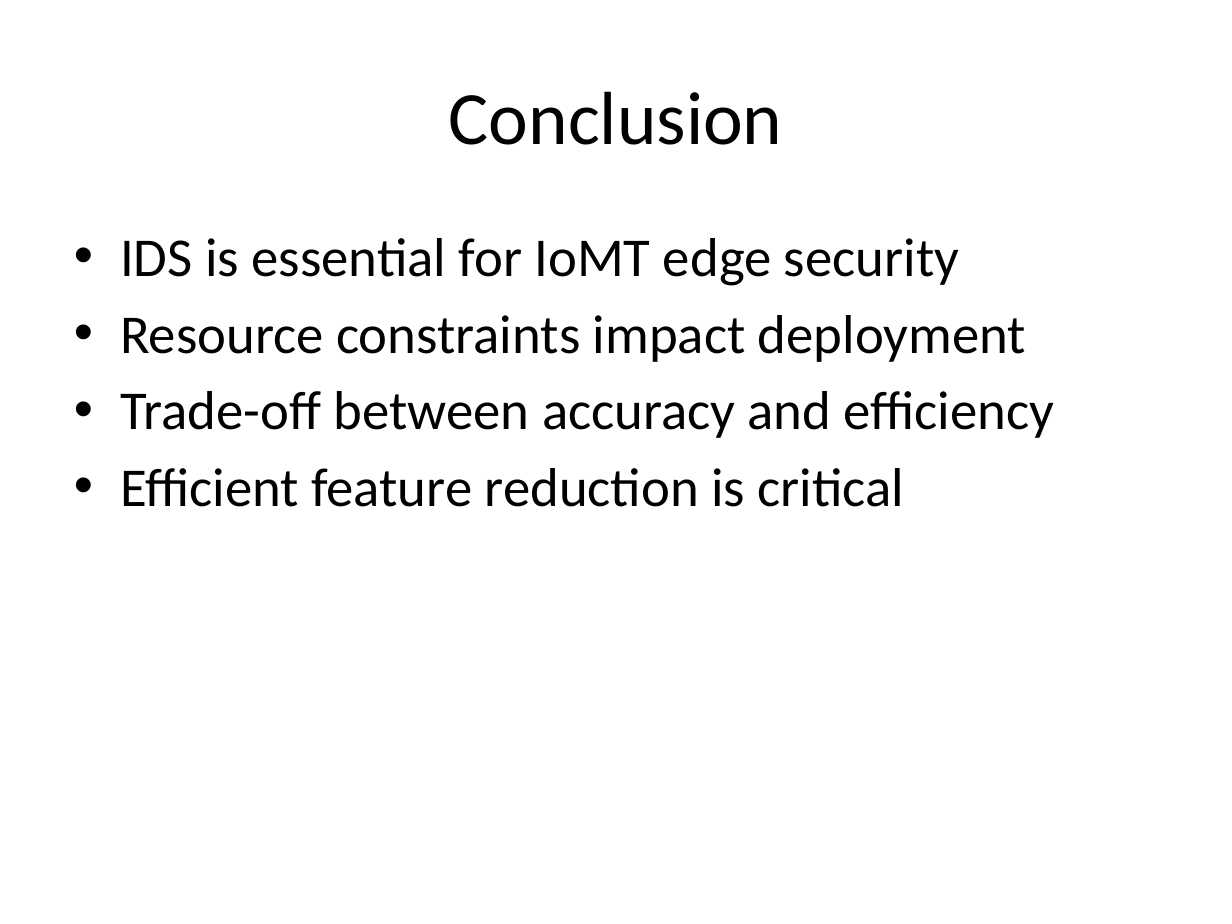
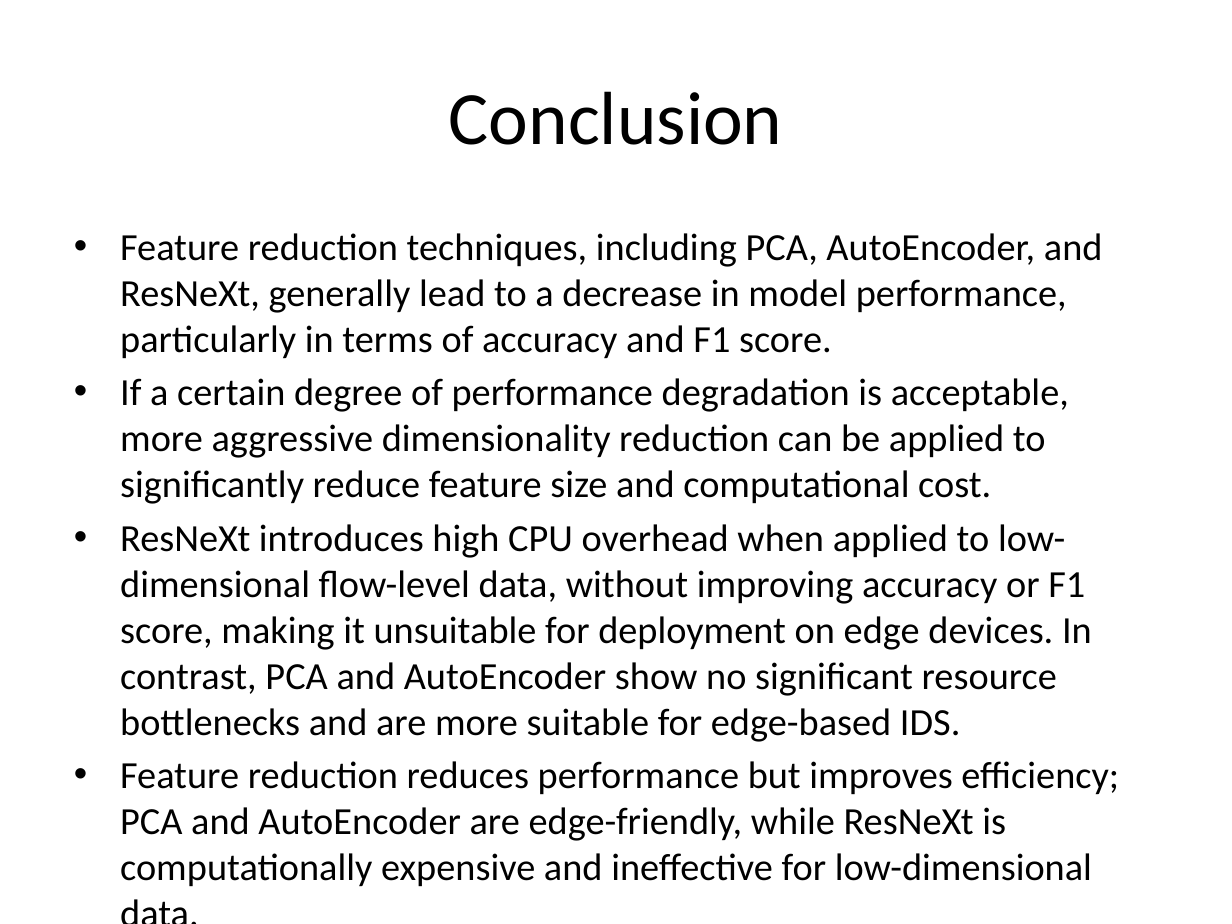
Before and after one commit to YMa10-ACS/Edge-IDS-Framework, a slide deck: slide 10 of Presentation/IoMT_IDS_Presentation.pptx (slide 11 before the commit). Drawn at 1232x924 pixels with LibreOffice and Linux fonts; fonts in the diff are those of the drawing. Boxes give left, top, right and bottom in pixels: in the first picture for what was removed or moved away, otherwise in the second. Text is boxed around its words. In the diff, an @@ line names an element or a change of style, - is before the commit and + after.

```diff
--- a/Presentation/IoMT_IDS_Presentation.pptx
+++ b/Presentation/IoMT_IDS_Presentation.pptx
@@ text at (120, 233, 1119, 841): text changed; size 32 to 22.4 pt @@
-• IDS is essential for IoMT edge security
-• Resource constraints impact deployment
-• Trade-off between accuracy and efficiency
-• Efficient feature reduction is critical
+• Feature reduction techniques, including PCA, AutoEncoder, and ResNeXt, generally lead to a decrease in model performance, particularly in terms of accuracy and F1 score.
+• If a certain degree of performance degradation is acceptable, more aggressive dimensionality reduction can be applied to significantly reduce feature size and computational cost.
+• ResNeXt introduces high CPU overhead when applied to low-dimensional flow-level data, without improving accuracy or F1 score, making it unsuitable for deployment on edge devices. In contrast, PCA and AutoEncoder show no significant resource bottlenecks and are more suitable for edge-based IDS.
+• Feature reduction reduces performance but improves efficiency; PCA and AutoEncoder are edge-friendly, while ResNeXt is computationally expensive and ineffective for low-dimensional data.
```
Also in this commit, not shown: 2 other slides changed, 1 slide removed, 14 other files.
